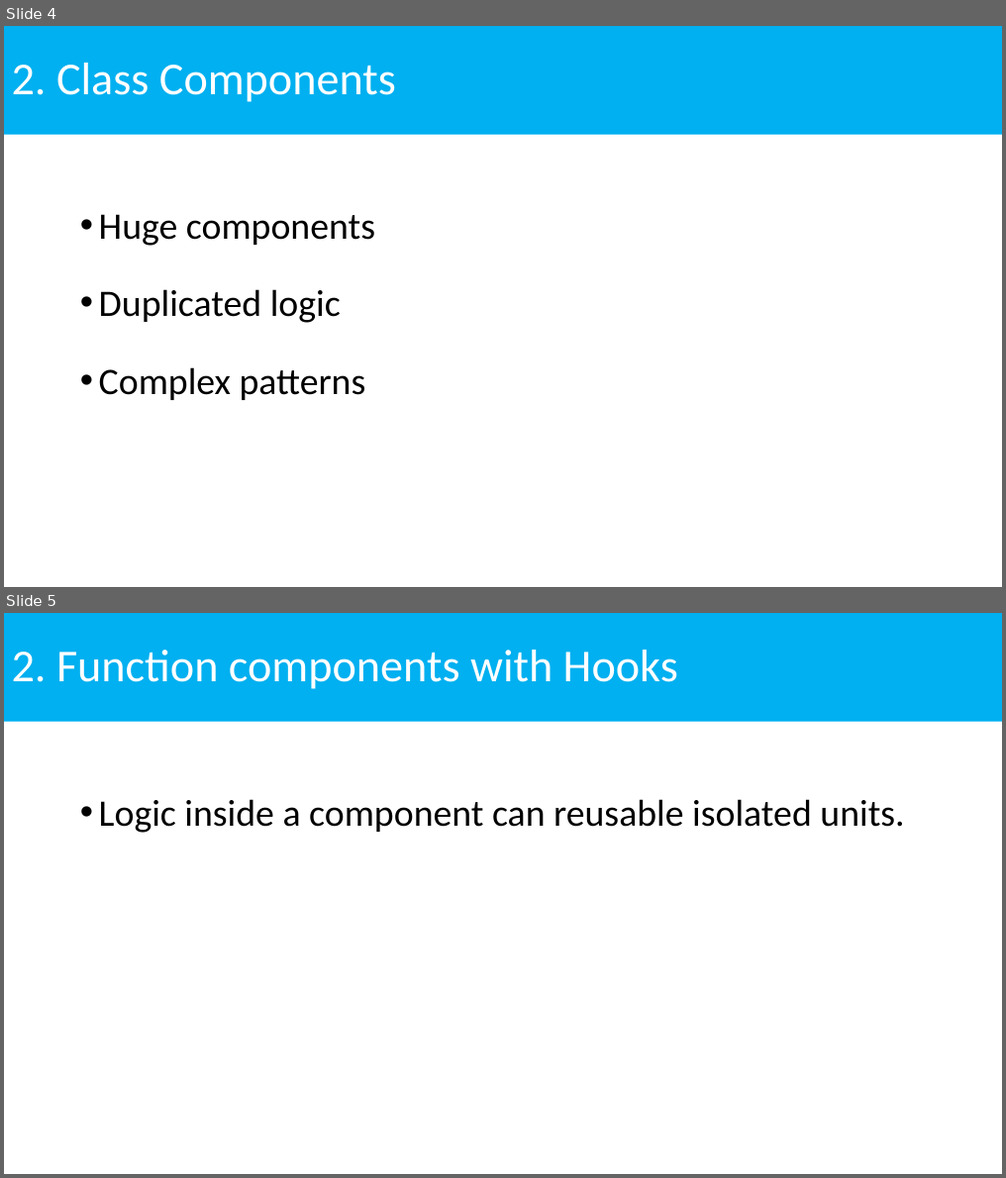
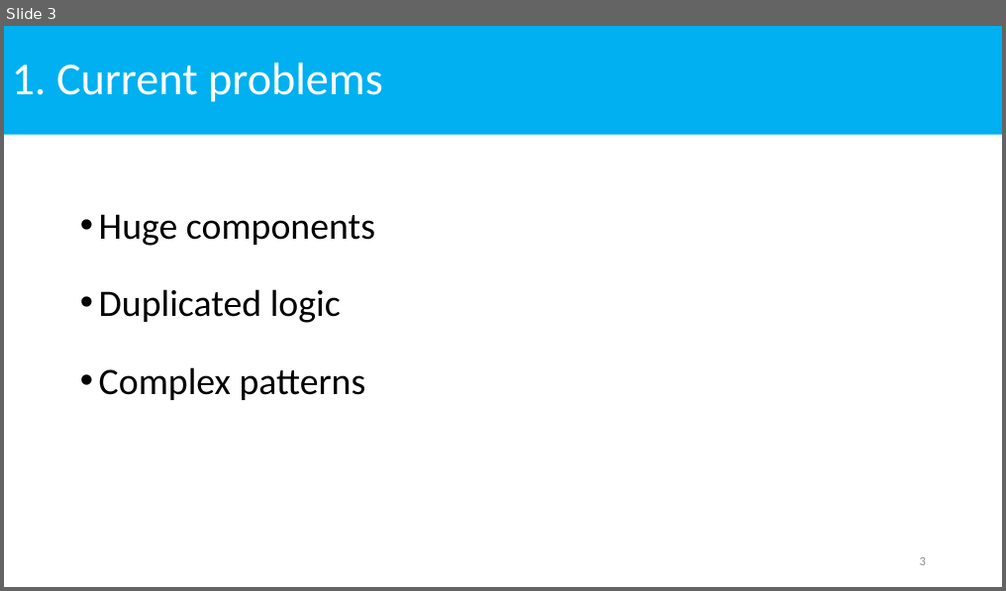
Before and after one commit to NhanHoang8195/react-hook-demo, a slide deck: ReactHooks.pptx. Shown one above the other, each under a label of ours: slides 4 and 5 before the commit, slide 3 after it. The pictures are 1006x1178 and 1006x591 pixels, drawn with LibreOffice and Linux fonts; fonts in the diff are those of the drawing. Boxes give left, top, right and bottom in pixels: in the first picture for what was removed or moved away, otherwise in the second. Text is boxed around its words. In the diff, an @@ line names an element or a change of style, - is before the commit and + after.

```diff
--- a/ReactHooks.pptx
+++ b/ReactHooks.pptx
@@ slide 5 removed at (x1=4, y1=613, x2=1002, y2=1174), background #FFFFFF @@
@@ title removed at (x1=4, y1=613, x2=1002, y2=722) @@
-2. Function components with Hooks
@@ text removed at (x1=99, y1=799, x2=904, y2=833) @@
-• Logic inside a component can reusable isolated units.
@@ what was slide 4 is now slide 3 @@
@@ slide 3 changed as well @@
@@ title at (x1=12, y1=63, x2=383, y2=102): text changed @@
-2. Class Components
+1. Current problems
@@ page number added at (x1=920, y1=558, x2=926, y2=566), 12 pt, text #8C8C8C @@
+3
```
Also in this commit, not shown: 4 other slides changed, 4 slides added, 4 other slides removed, 8 other files.
